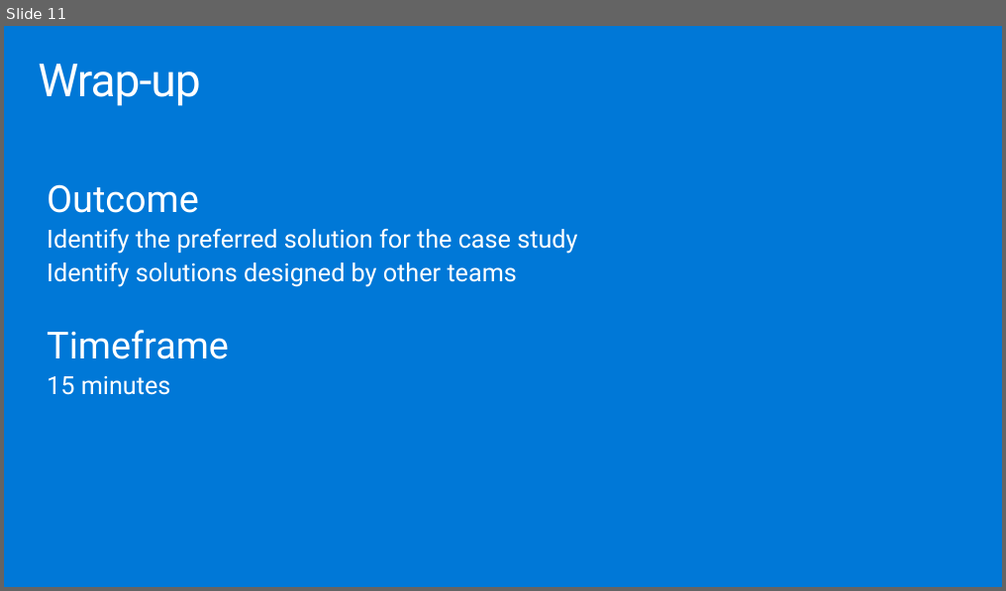
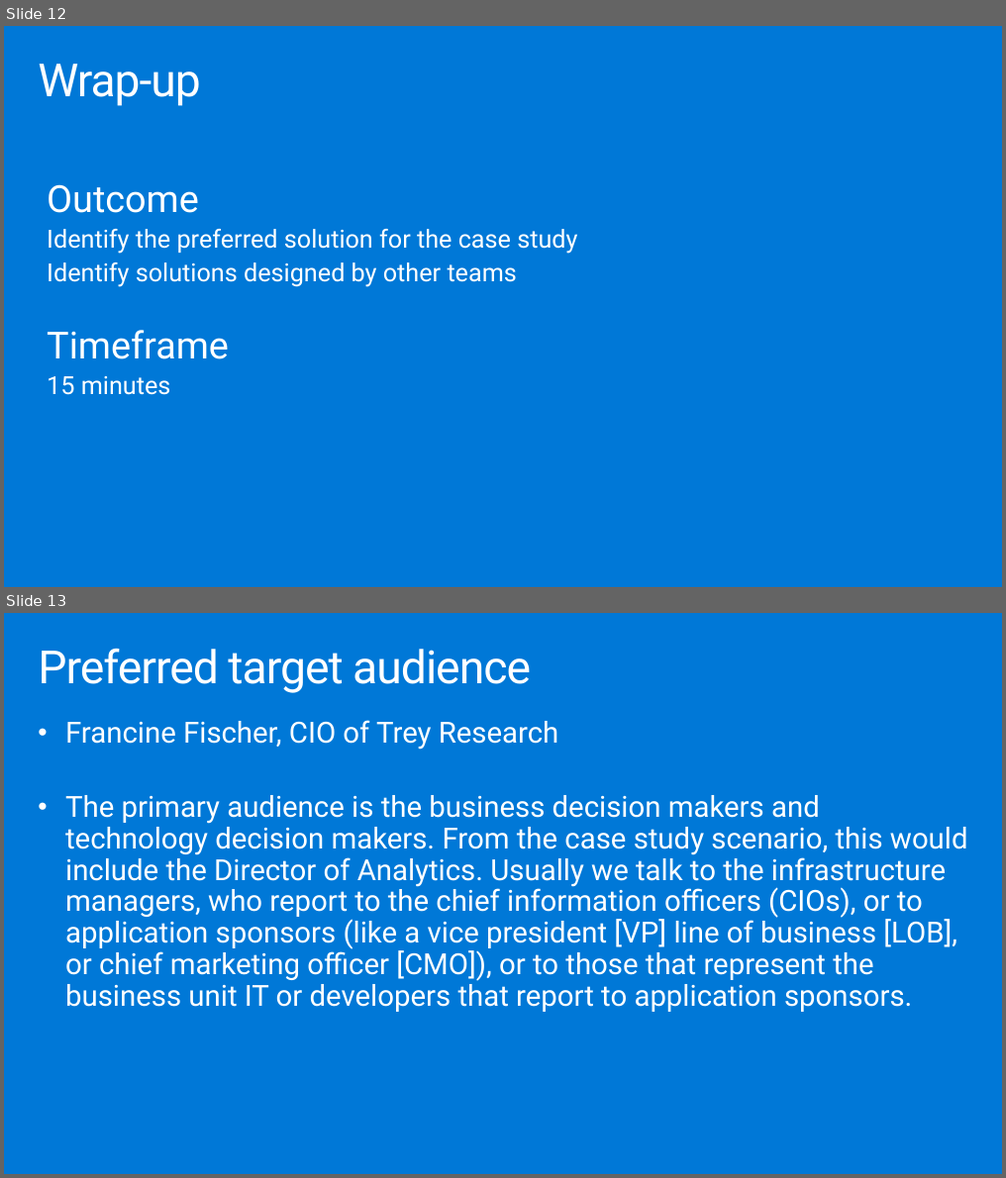
Before and after one commit to solliancenet/MCW-MLOps, a slide deck: Whiteboard design session/WDS trainer presentation - MLOps.pptx. Shown one above the other, each under a label of ours: slide 11 before the commit, slides 12 and 13 after it. The pictures are 1006x591 and 1006x1178 pixels, drawn with LibreOffice and Linux fonts; fonts in the diff are those of the drawing. Boxes give left, top, right and bottom in pixels: in the first picture for what was removed or moved away, otherwise in the second. Text is boxed around its words. In the diff, an @@ line names an element or a change of style, - is before the commit and + after.

```diff
--- a/Whiteboard design session/WDS trainer presentation - MLOps.pptx
+++ b/Whiteboard design session/WDS trainer presentation - MLOps.pptx
@@ slide 13 added at box(4, 613, 1002, 1174), background #0078D7 @@
@@ title added at box(38, 648, 531, 693), 44.1 pt, text #FFFFFF @@
+Preferred target audience
@@ text added at box(65, 720, 968, 1012), 28 pt, text #FFFFFF @@
+• Francine Fischer, CIO of Trey Research
+• The primary audience is the business decision makers and technology decision makers. From the case study scenario, this would include the Director of Analytics. Usually we talk to the infrastructure managers, who report to the chief information officers (CIOs), or to application sponsors (like a vice president [VP] line of business [LOB], or chief marketing officer [CMO]), or to those that represent the business unit IT or developers that report to application sponsors.
@@ what was slide 11 is now slide 12 @@
```
Also in this commit, not shown: 1 slide changed, 23 other slides added, 20 slides removed, 1 other file.
